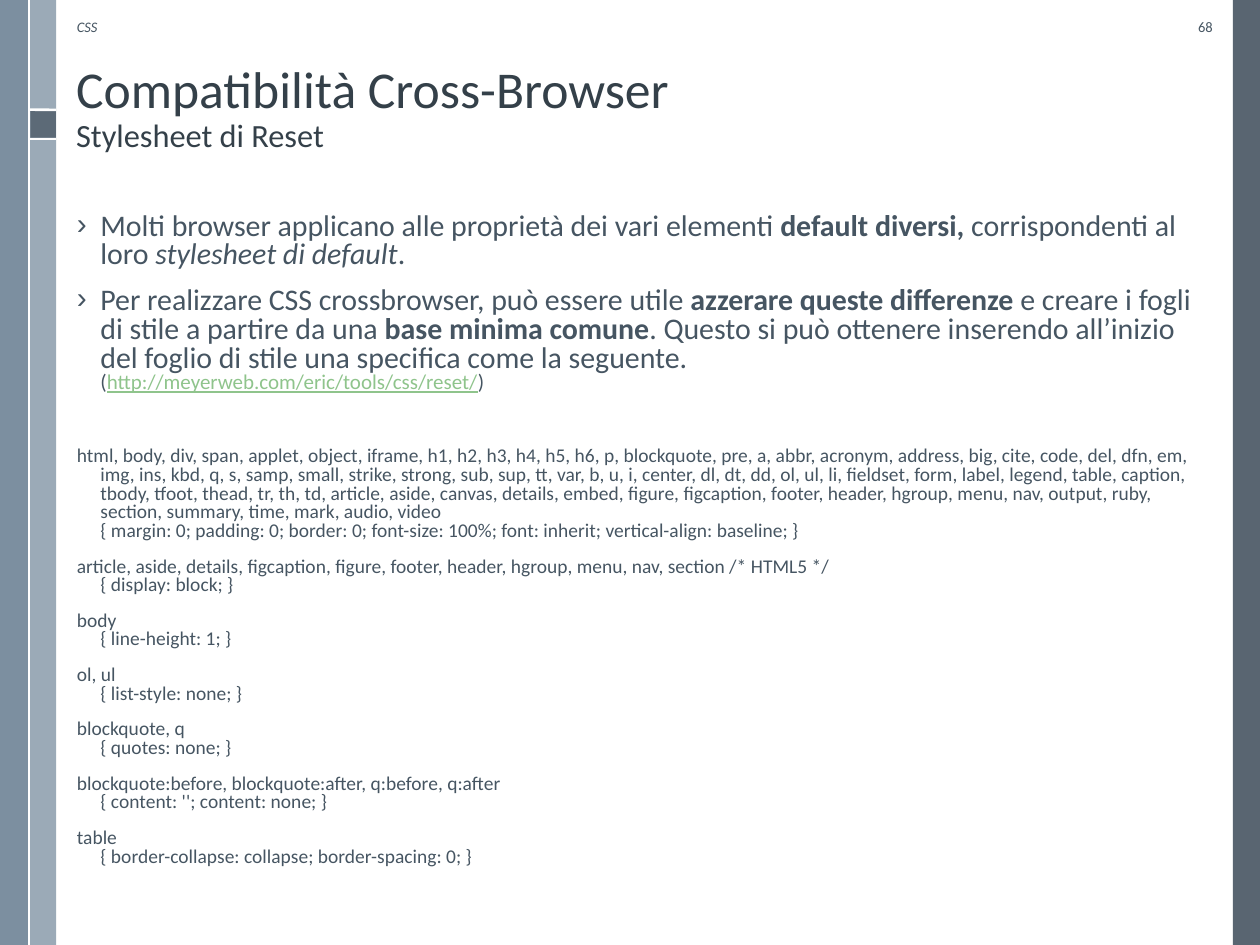
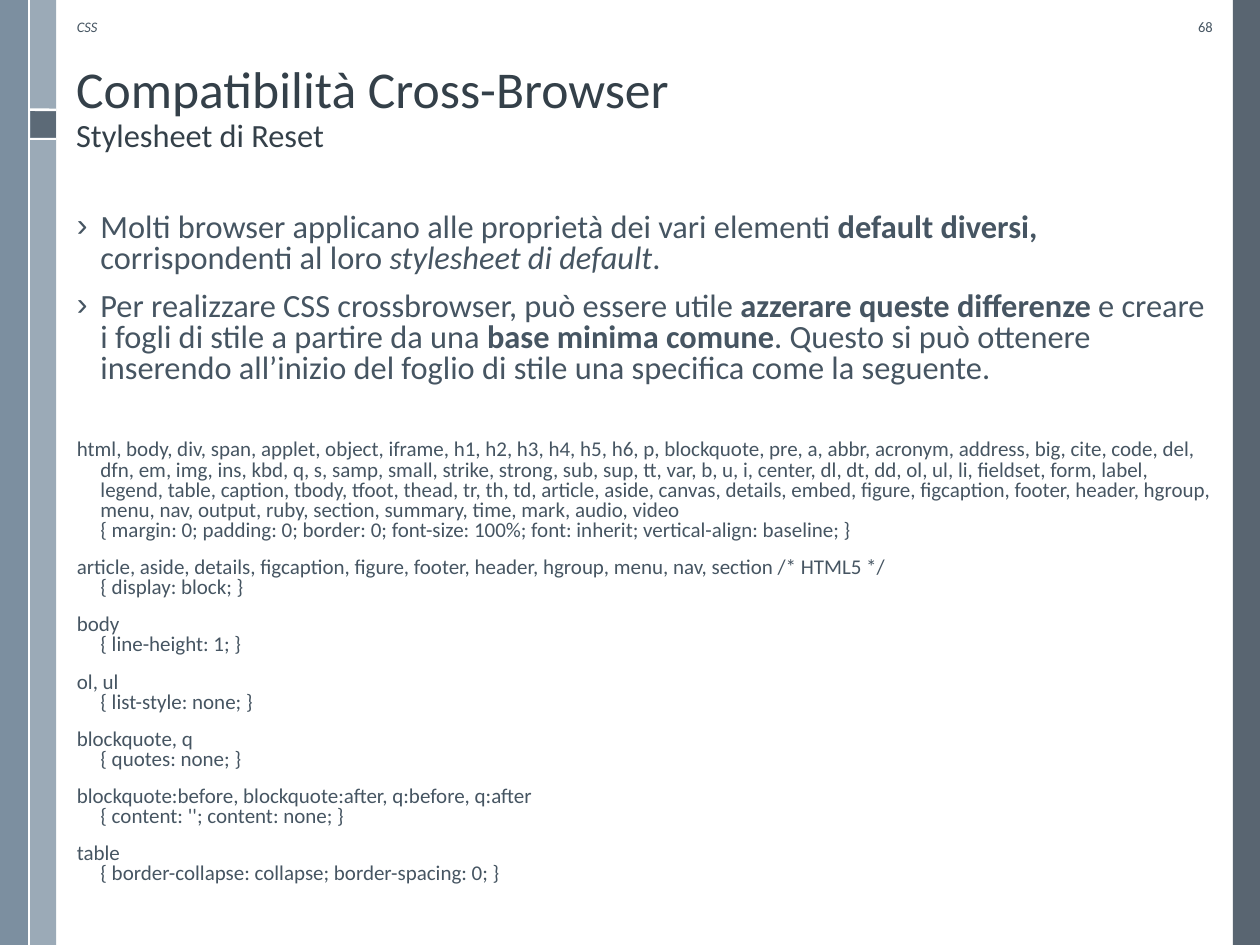
Before and after one commit to WebEngineering-Univaq/WE_Lecture_Slides, a slide deck: slide 68 of CSS3.pptx. Drawn at 1260x945 pixels with LibreOffice and Linux fonts; fonts in the diff are those of the drawing; background and template pictures are left out. Boxes give left, top, right and bottom in pixels: in the first picture for what was removed or moved away, otherwise in the second. Text is boxed around its words. In the diff, an @@ line names an element or a change of style, - is before the commit and + after.

```diff
--- a/CSS3.pptx
+++ b/CSS3.pptx
@@ text at (x1=77, y1=215, x2=1210, y2=884): size 17.1 to 18.5 pt in "Molti browser applicano alle proprietà dei vari ..."; size 11.1 to 12 pt in "html, body, div, span, applet, object, iframe, ...", "article, aside, details, figcaption, figure, footer, header, ...", "body { line-height: 1; }", "ol, ul { list-style: none; }" and 3 more places @@
@@ text at (x1=100, y1=294, x2=1205, y2=385): text changed; size 17.1 to 18.5 pt @@
-› Per realizzare CSS crossbrowser, può essere utile azzerare queste differenze e creare i fogli di stile a partire da una base minima comune. Questo si può ottenere inserendo all’inizio del foglio di stile una specifica come la seguente.
-  (http://meyerweb.com/eric/tools/css/reset/)
+› Per realizzare CSS crossbrowser, può essere utile azzerare queste differenze e creare i fogli di stile a partire da una base minima comune. Questo si può ottenere inserendo all’inizio del foglio di stile una specifica come la seguente.
```
Also in this commit, not shown: 15 other slides changed, 2 other files.
